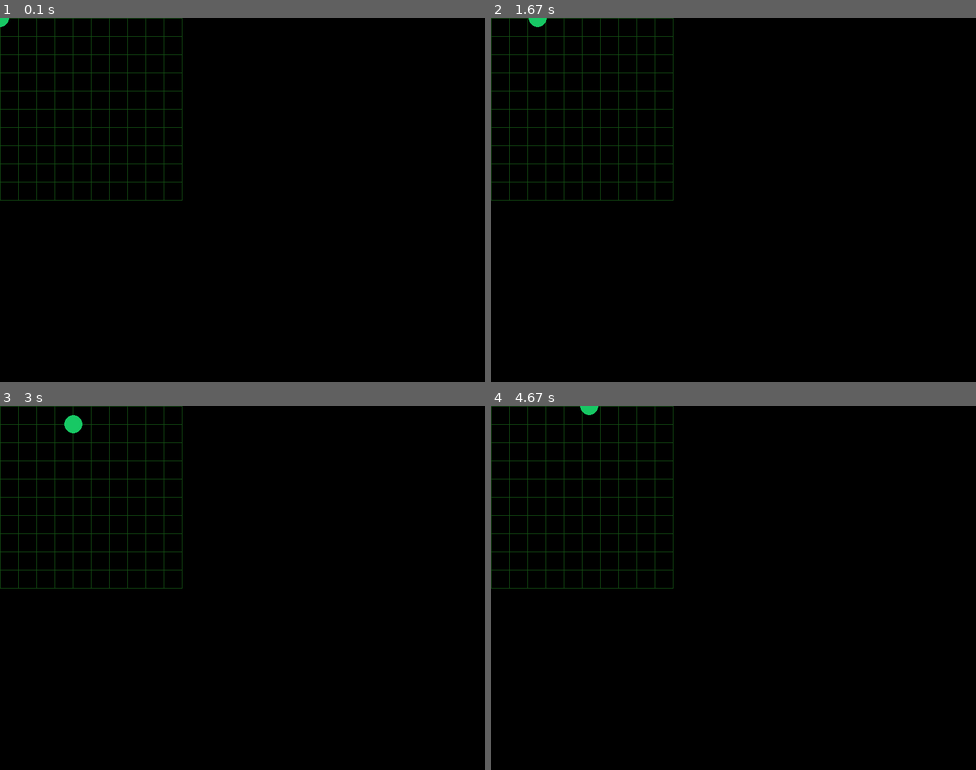
Above: before the commit, frames 1-4 (two rows, left to right).
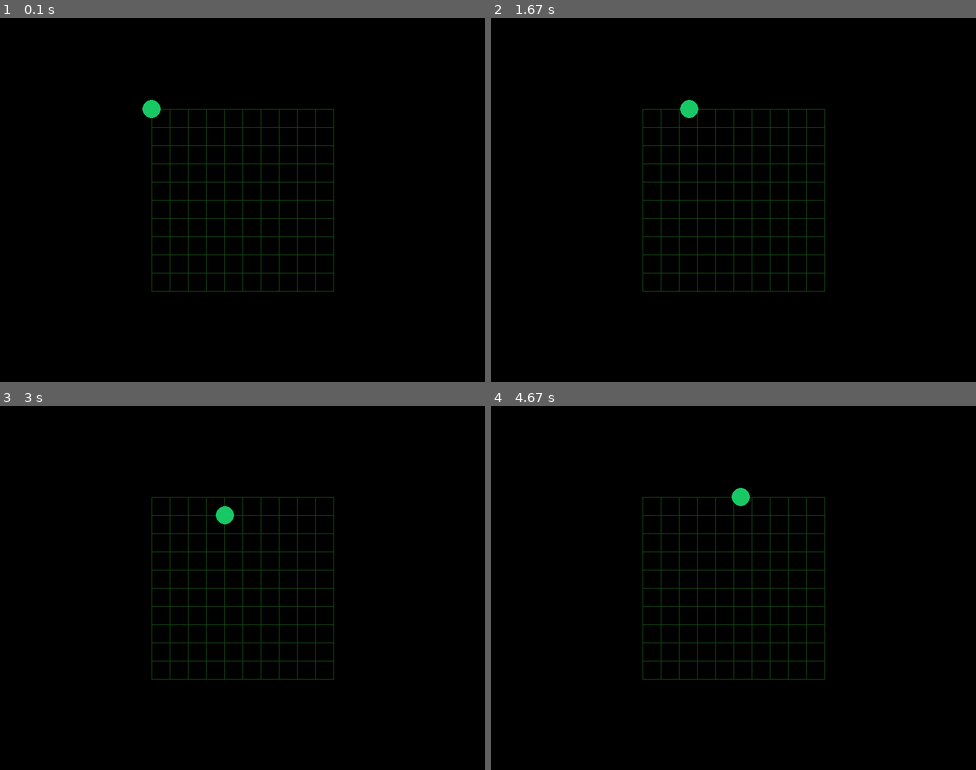
Above: after the commit, the same moments.

Repository: haruomaki/pyrein
Game: pygame game, started from examples/snake.py
Two runs of this game, one before a commit and one after it. Both use one fixed random seed, a clock stepped at 60 frames per second and the inputs below.
Inputs:
- Up to frame 1 (0.1 s): no input
- Up to frame 2 (1.67 s): hold Right 0.33-0.8 s; hold Up 0.83-1.13 s; hold Right 1.17-1.63 s
- Up to frame 3 (3 s): hold Down 2.23-2.53 s; hold Left 2.57-2.97 s
- Up to frame 4 (4.67 s): hold Up 3-3.37 s; hold Right 3.4-4.03 s; hold Down 4.07-4.43 s; hold Left from 4.47 s (still down)

The runs differ from the first frame. In frame 1, 2.7% of the frame differs, in the area x 0-69%, y 0-76%; in frame 2, 2.8%; in frame 3, 2.8%; in frame 4, 2.8%.

Commit message:
カメラ・アンカー追加（画面の中心に描画できるように）

Diff:
--- a/examples/snake.py
+++ b/examples/snake.py
@@ -27,6 +27,7 @@
 
 
 dt = 0.3
+pyrein.draw.camera.set_offset(GRID_WIDTH / 2 * GRID_SIZE, GRID_HEIGHT / 2 * GRID_SIZE)
 
 
 def simulate(state: State, action: Action) -> State:
--- a/src/pyrein/draw.py
+++ b/src/pyrein/draw.py
@@ -1,6 +1,6 @@
 import pygame
 import pyrein
-from typing import Tuple, Sequence, Union
+from typing import Tuple, Sequence, Union, Any
 
 # 型エイリアスを定義
 ColorValue = Union[
@@ -9,13 +9,50 @@
 Coordinate = Union[Tuple[float, float], Sequence[float], pygame.Vector2]
 
 
+class Camera:
+    def __init__(self, screen_size: Tuple[int, int] = (800, 600)):
+        self.offset = pygame.Vector2(0, 0)
+        self.zoom = 1.0
+        self.anchor = pygame.Vector2(0.5, 0.5)  # デフォルトで中央
+        self.screen_size = pygame.Vector2(screen_size)
+
+    def apply(self, world_pos: Any) -> pygame.Vector2:  # type: ignore
+        """ワールド座標 → スクリーン座標"""
+        # 1. カメラオフセットを適用
+        world_pos: pygame.Vector2 = pygame.Vector2(world_pos)
+        result = (world_pos - self.offset) * self.zoom
+
+        # 2. アンカーポイントの適用
+        anchor_offset = pygame.Vector2(
+            self.screen_size.x * self.anchor.x, self.screen_size.y * self.anchor.y
+        )
+        result += anchor_offset
+
+        return result
+
+    def set_offset(self, x: float, y: float):
+        """オフセット設定"""
+        self.offset = pygame.Vector2(x, y)
+
+    def set_anchor(self, x: float, y: float):
+        """アンカー設定: (0,0)=左上, (0.5,0.5)=中央, (1,1)=右下"""
+        self.anchor = pygame.Vector2(x, y)
+
+
+camera = Camera(screen_size=(800, 600))
+camera.set_anchor(0.5, 0.5)  # 画面中央を原点に
+camera.offset = pygame.Vector2(0, 0)  # カメラ位置
+
+
 def line(
     color: ColorValue,
     start_pos: Coordinate,
     end_pos: Coordinate,
     width: int = 1,
 ) -> pygame.Rect:
-    return pygame.draw.line(pyrein.screen, color, start_pos, end_pos, width)
+    return pygame.draw.line(
+        pyrein.screen, color, camera.apply(start_pos), camera.apply(end_pos), width
+    )
 
 
 def circle(
@@ -31,7 +68,7 @@
     return pygame.draw.circle(
         pyrein.screen,
         color,
-        center,
+        camera.apply(center),
         radius,
         width,
         draw_top_right,
